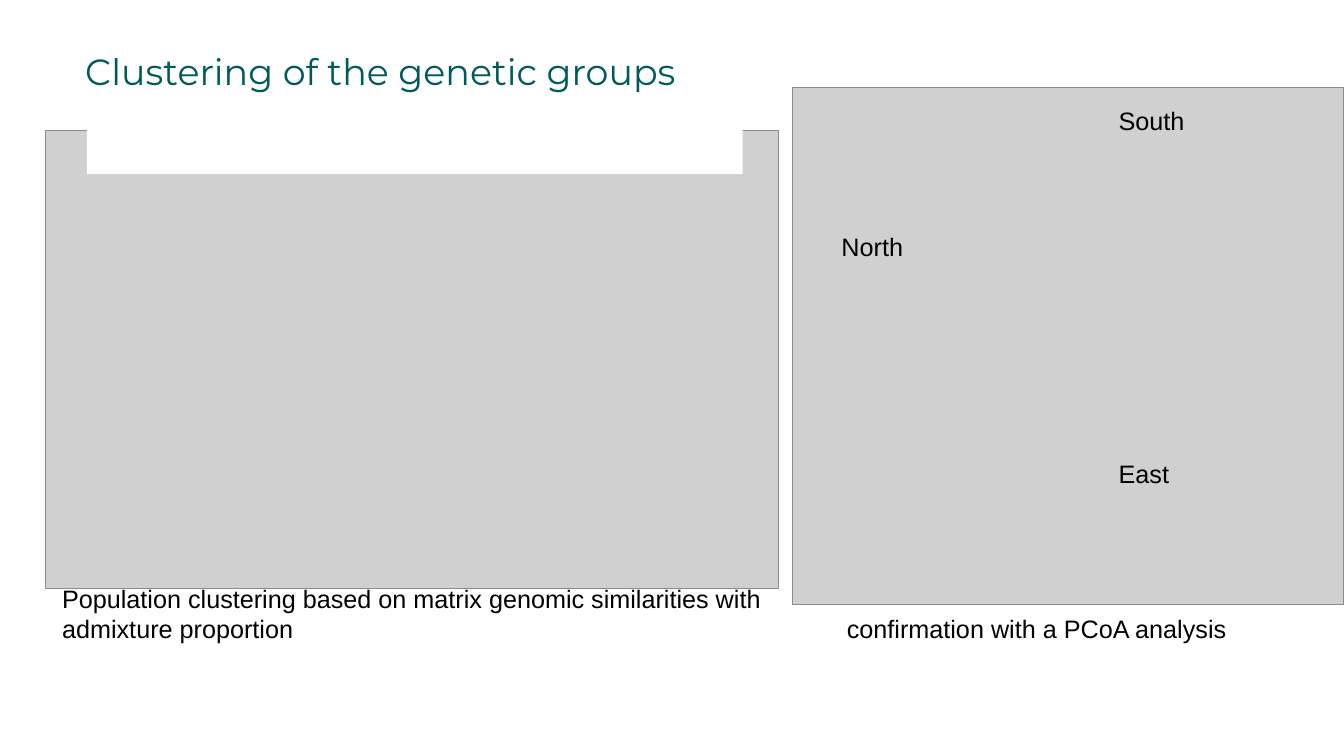
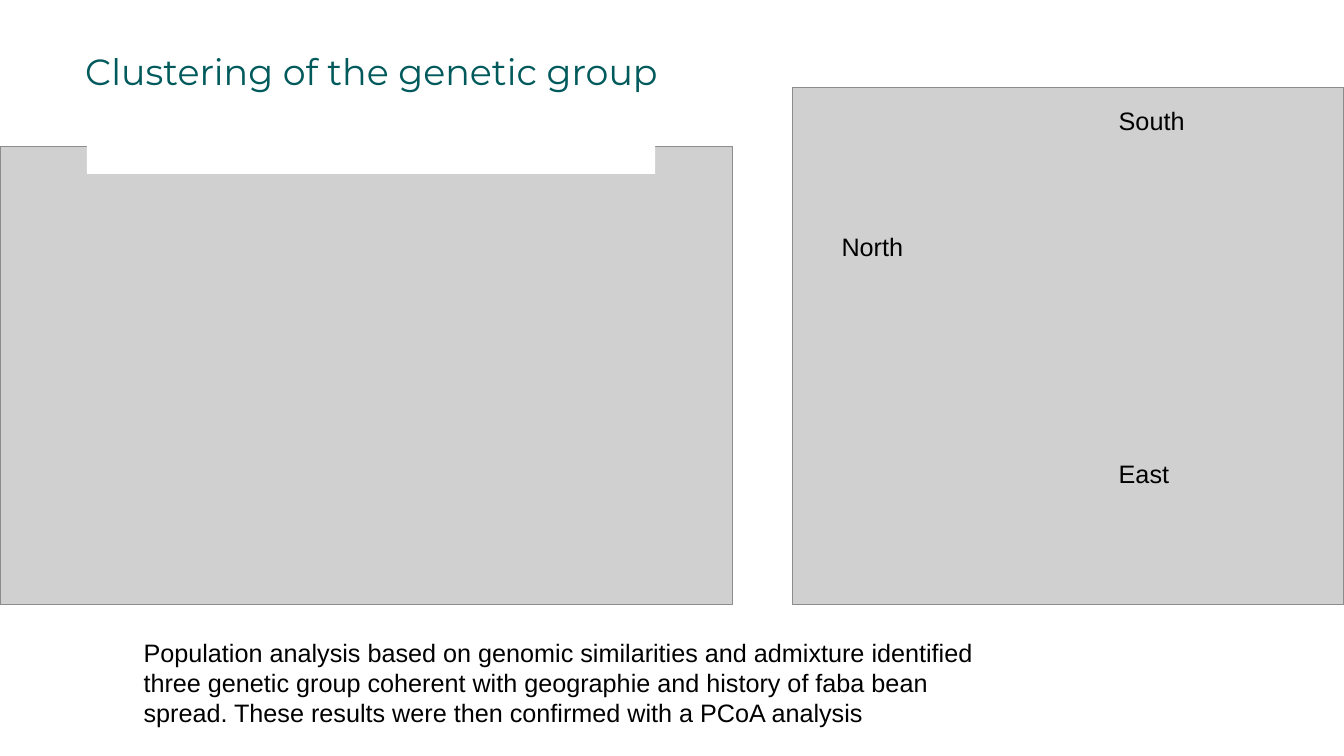
Before and after one commit to igepp-egi/faba_specifics, a slide deck: slide 14 of M01-metabolomic-analysis/untargeted_metabolomic/presentation metabo.pptx (slide 5 before the commit). Drawn at 1344x756 pixels with LibreOffice and Linux fonts; fonts in the diff are those of the drawing; grey boxes stand for pictures. Boxes give left, top, right and bottom in pixels: in the first picture for what was removed or moved away, otherwise in the second. Text is boxed around its words. In the diff, an @@ line names an element or a change of style, - is before the commit and + after.

```diff
--- a/M01-metabolomic-analysis/untargeted_metabolomic/presentation metabo.pptx
+++ b/M01-metabolomic-analysis/untargeted_metabolomic/presentation metabo.pptx
@@ text at (85,57,658,93): text changed @@
-Clustering of the genetic groups
+Clustering of the genetic group
@@ picture: place and size @@
-picture at (46,130,779,589)
+picture at (0,146,733,605)
@@ rectangle: place and size @@
-rectangle at (87,126,743,173)
+rectangle at (87,126,655,173)
@@ text removed at (62,587,761,644) @@
-Population clustering based on matrix genomic similarities with admixture proportion
@@ text removed at (847,619,1226,644) @@
-confirmation with a PCoA analysis
@@ text added at (144,643,973,728), 18 pt, text #000000 @@
+Population analysis based on genomic similarities and admixture identified
+three genetic group coherent with geographie and history of faba bean
+spread. These results were then confirmed with a PCoA analysis
```
Also in this commit, not shown: 21 other slides changed, 19 slides added, 7 slides removed, 1 other file.
